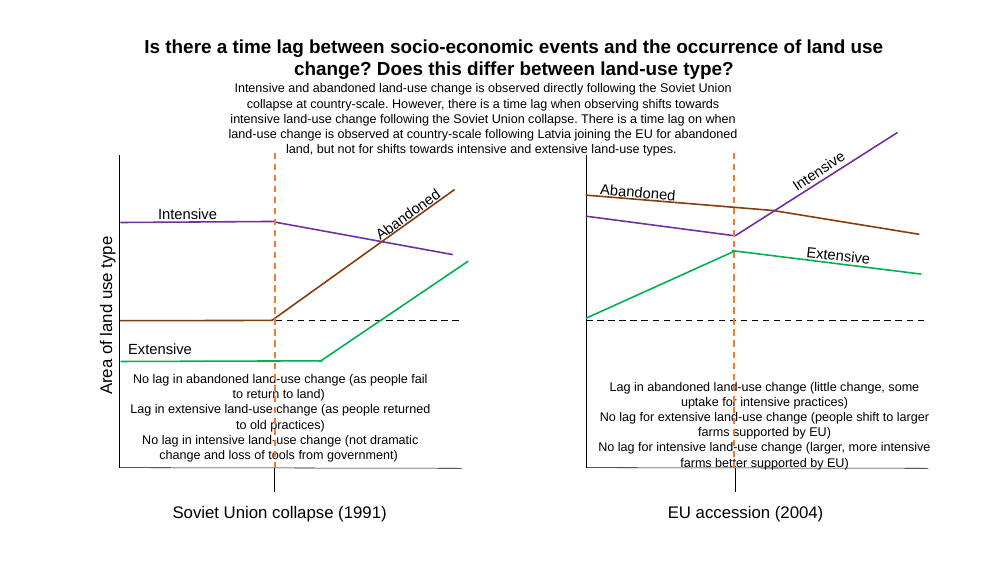
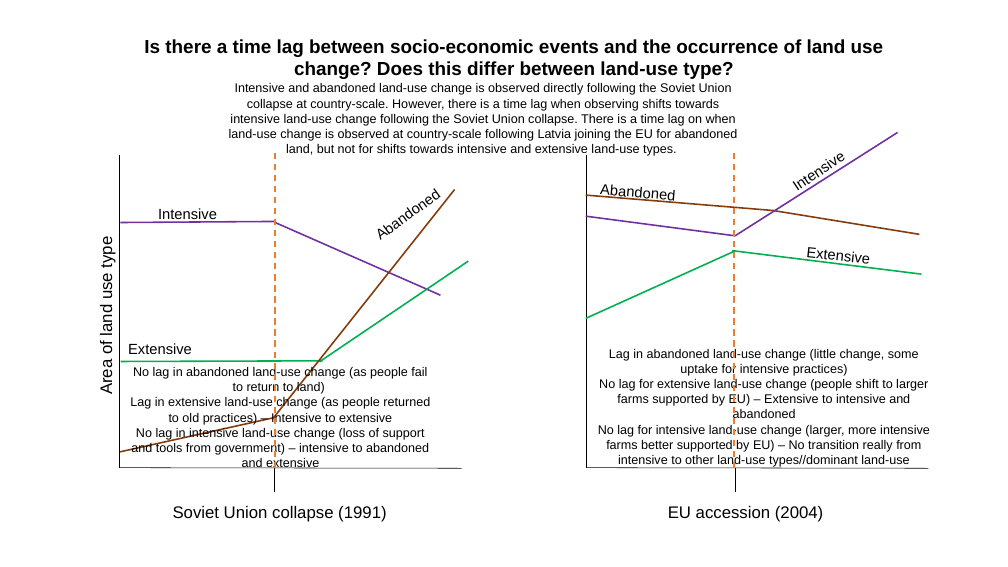
Before and after one commit to izzyrich/dissertation, a slide deck: slide 5 of images/prediction_graphs.pptx (slide 3 before the commit). Drawn at 1008x567 pixels with LibreOffice and Linux fonts; fonts in the diff are those of the drawing. Boxes give left, top, right and bottom in pixels: in the first picture for what was removed or moved away, otherwise in the second. Text is boxed around its words. In the diff, an @@ line names an element or a change of style, - is before the commit and + after.

```diff
--- a/images/prediction_graphs.pptx
+++ b/images/prediction_graphs.pptx
@@ line moved from (271, 321) - (454, 190) to (274, 417) - (454, 190) @@
@@ line moved from (274, 222) - (453, 255) to (274, 222) - (441, 295) @@
@@ line removed from (121, 321) to (462, 321) @@
@@ line removed from (587, 321) to (929, 321) @@
@@ text "Lag in abandoned land-use change ...": place and size @@
-text "Lag in abandoned land-use change ..." at (598, 382, 931, 470)
+text "Lag in abandoned land-use change ..." at (598, 349, 930, 467)
@@ text "No lag in abandoned land-use ...": place and size @@
-text "No lag in abandoned land-use ..." at (130, 374, 430, 462)
+text "No lag in abandoned land-use ..." at (130, 366, 430, 470)
@@ text at (598, 378, 930, 467): text changed @@
-No lag for extensive land-use change (people shift to larger farms supported by EU)
-No lag for intensive land-use change (larger, more intensive farms better supported by EU)
+No lag for extensive land-use change (people shift to larger farms supported by EU) – Extensive to intensive and abandoned
+No lag for intensive land-use change (larger, more intensive farms better supported by EU) – No transition really from intensive to other land-use types//dominant land-use
@@ line moved from (119, 321) - (271, 321) to (119, 452) - (275, 417) @@
@@ text at (130, 397, 430, 470): text changed @@
-Lag in extensive land-use change (as people returned to old practices)
-No lag in intensive land-use change (not dramatic change and loss of tools from government)
+Lag in extensive land-use change (as people returned to old practices) – Intensive to extensive
+No lag in intensive land-use change (loss of support and tools from government) – intensive to abandoned and extensive
```
Also in this commit, not shown: 1 other slide changed, 2 slides added, 1 slide removed, 36 other files.
